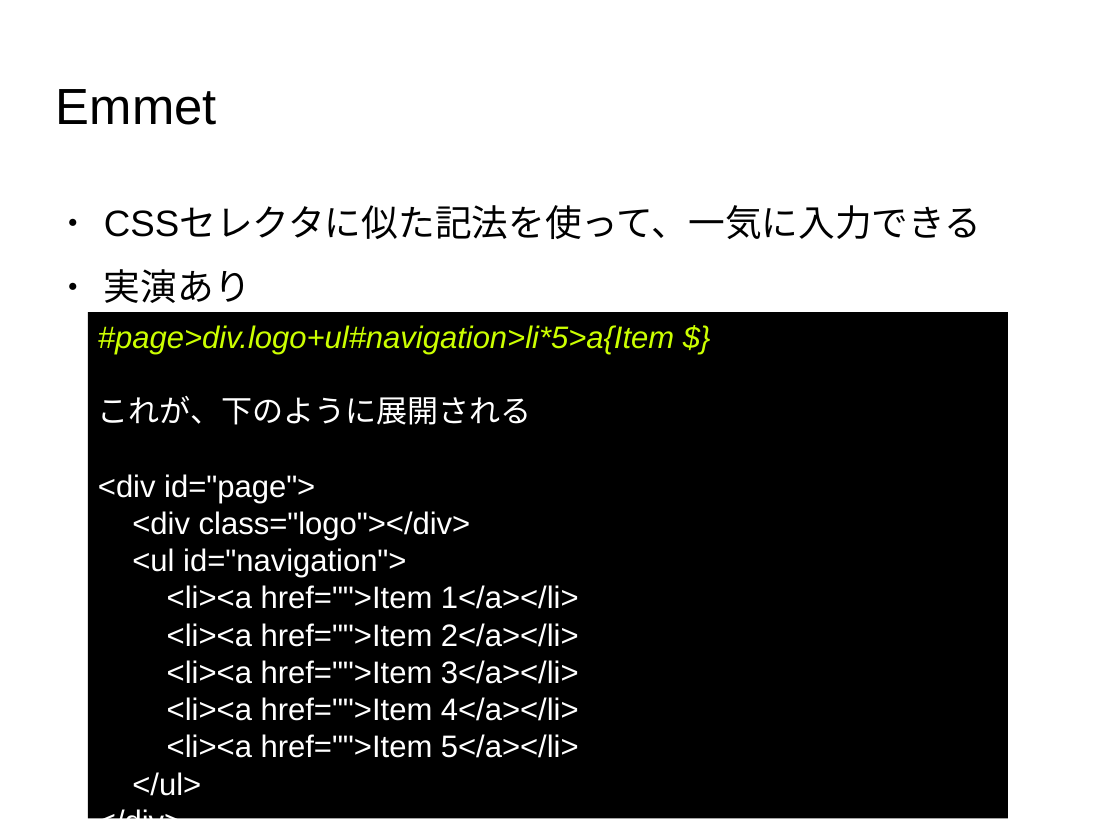
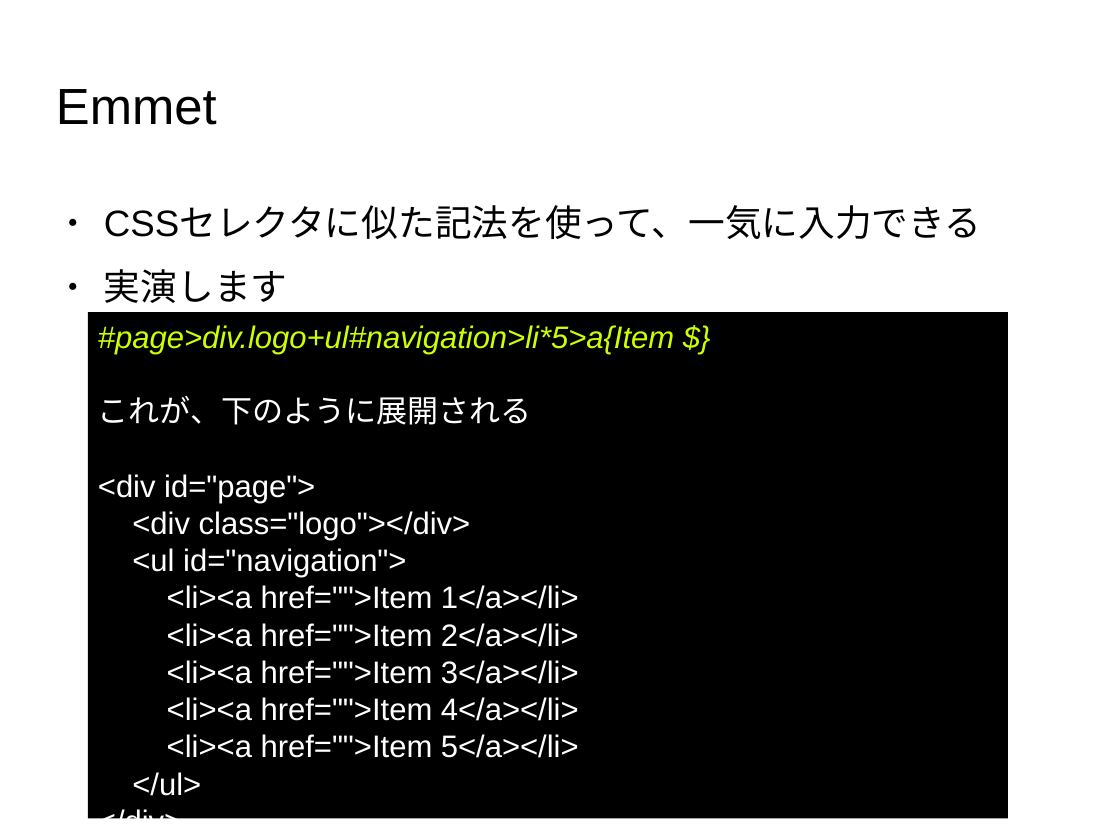
Before and after one commit to masakura/yeoman-presentation, a slide deck: slide 66 of yeoman-presentation.odp. Drawn at 1120x840 pixels with LibreOffice and Linux fonts; fonts in the diff are those of the drawing; background and template pictures are left out. Boxes give left, top, right and bottom in pixels: in the first picture for what was removed or moved away, otherwise in the second. Text is boxed around its words. In the diff, an @@ line names an element or a change of style, - is before the commit and + after.

```diff
--- a/yeoman-presentation.odp
+++ b/yeoman-presentation.odp
@@ text at [104,269,287,303]: text changed @@
-● 実演あり
+● 実演します
```
Also in this commit, not shown: 4 other slides changed, 20 slides added, 1 slide removed.
